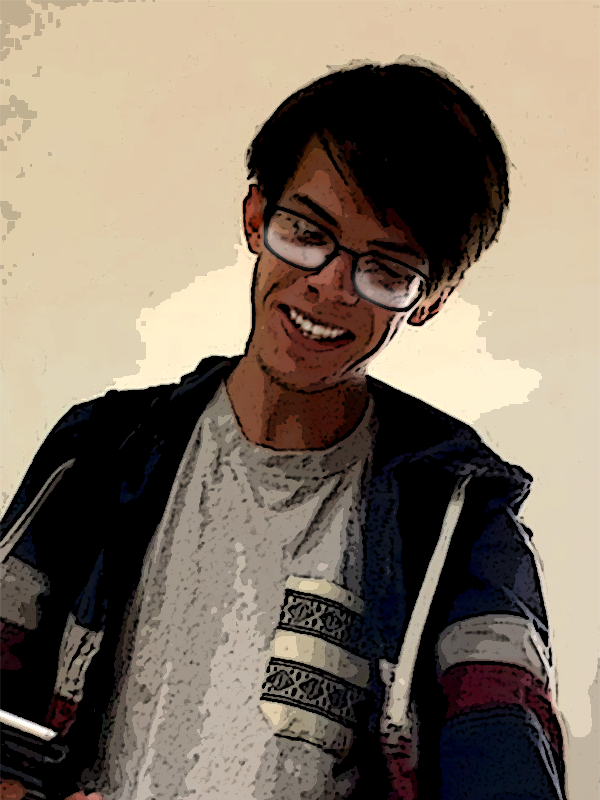
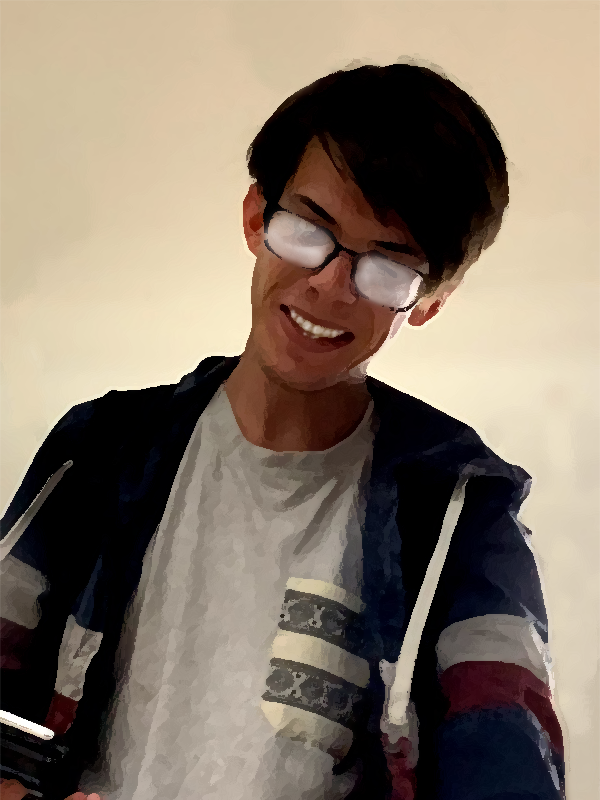
Layer changes from the first 600x800 image to the second:
painted on "Layer 1" over (259, 205, 425, 305)
painted on "Layer 0" over (0, 0, 600, 800)
